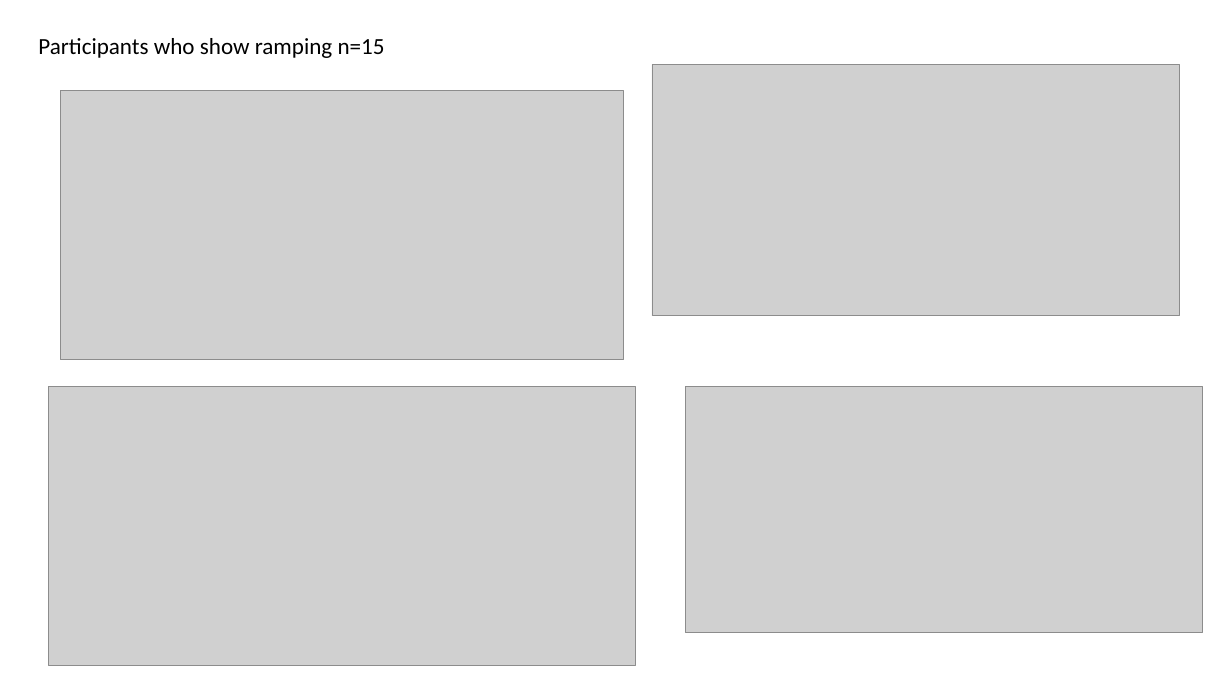
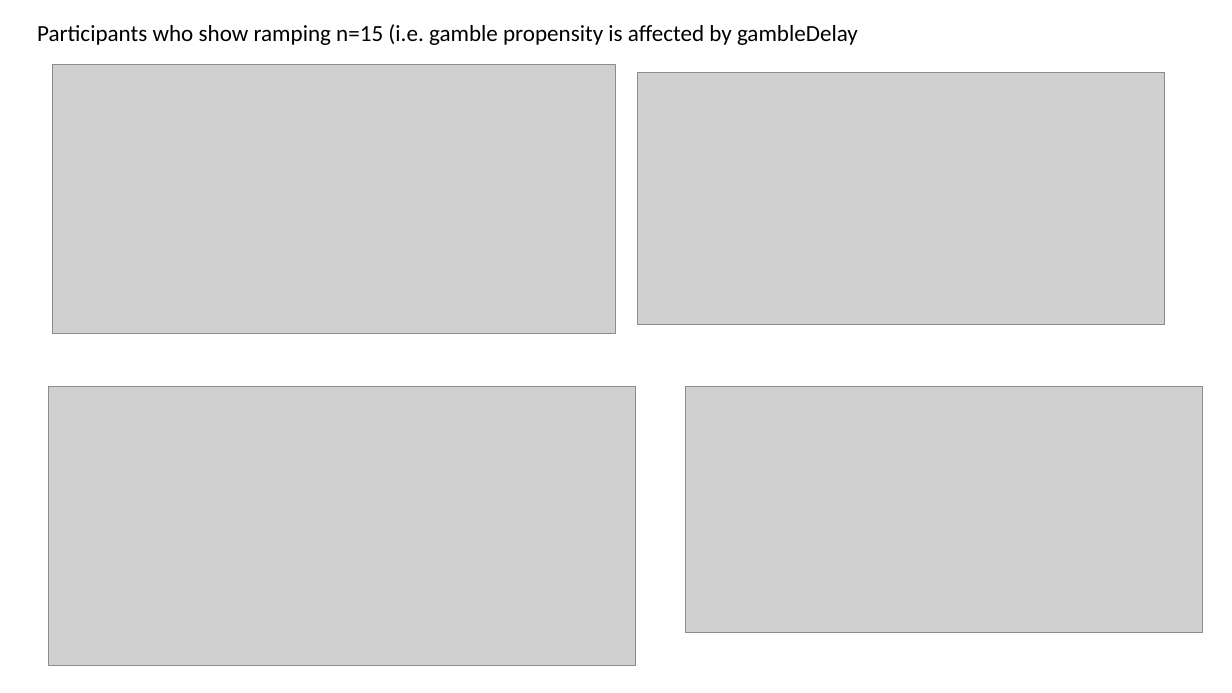
Before and after one commit to gpagnier/rampAnalysis, a slide deck: slide 22 of RampV02Presentation.pptx (slide 14 before the commit). Drawn at 1232x693 pixels with LibreOffice and Linux fonts; fonts in the diff are those of the drawing; grey boxes stand for pictures. Boxes give left, top, right and bottom in pixels: in the first picture for what was removed or moved away, otherwise in the second. Text is boxed around its words. In the diff, an @@ line names an element or a change of style, - is before the commit and + after.

```diff
--- a/RampV02Presentation.pptx
+++ b/RampV02Presentation.pptx
@@ text at [37, 24, 858, 45]: text changed @@
-Participants who show ramping n=15
+Participants who show ramping n=15 (i.e. gamble propensity is affected by gambleDelay
@@ picture: place and size @@
-picture at [60, 91, 624, 360]
+picture at [53, 65, 616, 334]
@@ picture: place and size @@
-picture at [653, 65, 1180, 316]
+picture at [638, 73, 1165, 324]
```
Also in this commit, not shown: 2 other slides changed, 11 slides added, 1 slide removed, 1 other file.
